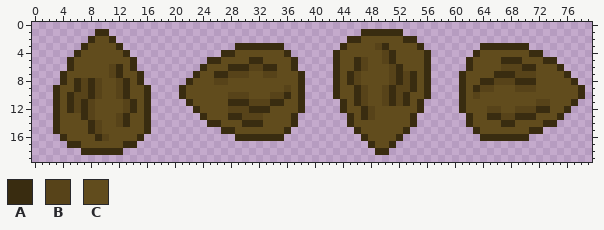
Sprite sheet -- Assets/Sprites/MandelThrow.png. The first picture shows the starting point.
The file is 80x20 pixels.
Palette (. is transparent): A #392c10  B #574319  C #614c1d
Pixels before, first column x 3:
 1 ......AA....................................AAAAAA..........................
 2 .....ACCA.................................AACCCCCCAA........................
 3 ....ACCCCA................AAAAAAA........ACCCCBACCCCA........AAAAAAA........
 4 ...ACCCCCCA.............AACCCCCCCA......ACCCCCCBACCCCA......ACCCCCCCAA......
 5 ..ACCCCCCCCA..........AACCCCAACCCCA.....ACCABCCBACCCCA.....ACCCCAAACCCAA....
 6 ..ACCCCCBACA.........ACCCAAABBAACCA.....ACCABCCCBACCCA.....ACCCCBBBAACCCA...
 7 .ACCCCCCBACCA.......ACCAABBBCCBBCCCA....ACABCCCCBABACA....ACCCCAAABBBCCCCA..
 8 .ACABABCCBACA......ACCCBBCCCCCCCCCCA....ACABCCCCBABACA....ACCAABBBAAACCCCCA.
 9 ACCABABCCBACCA....ACCCCCCCCCCCCCCBCA....ACCABCCBABBACA....ACABBCCCBBBCCCCCCA
10 ACABBABCCBACCA....ACCCCCCBBBCCCBBACA....ACCABCCBABACCA....ACBCCCCCCCCCCCCCCA
11 ACABABCCCCBACA.....ACCCCCAAABBBAACCA.....ACABCCBABACA.....ACCCCCCCCCCBBCCCA.
12 ACABABCCCCBACA......ACCCCBBBAAACCCCA.....ACCABCCCCCCA.....ACCCBBCCBBBAACCA..
13 ACCCABCCCBACCA.......ACCCAABBBCCCCA.......ACABCCCCCA.......ACCAABBAAACCCA...
14 ACCCCABCCBACCA........AACCCAAACCCCA.......ACCCCCCCCA.......ACCCCAACCCCAA....
15 ACCCCABCCCCCCA..........AACCCCCCCA.........ACCCCCCA.........ACCCCCCCAA......
16 .ACCCCABCCCCA.............AAAAAAA...........ACCCCA...........AAAAAAA........
17 ..AACCCCCCAA.................................ACCA...........................
18 ....AAAAAA....................................AA............................
Once edited:
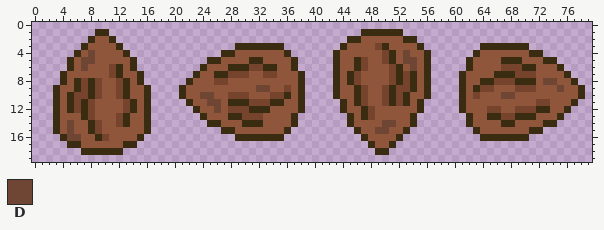
Colours new in this view: D #6e4633
What changed:
{"colour":"B","old":"#574319","new":"#76442c"}
{"colour":"C","old":"#614c1d","new":"#8f563b"}
{"y":4,"x":8,"old":"C","new":"D"}
{"y":4,"x":53,"old":"C","new":"D"}
{"y":5,"x":7,"old":"CC","new":"DD"}
{"y":5,"x":53,"old":"CC","new":"DD"}
{"y":6,"x":7,"old":"C","new":"D"}
{"y":6,"x":54,"old":"C","new":"D"}
{"y":8,"x":73,"old":"CC","new":"DD"}
{"y":9,"x":32,"old":"CC","new":"DD"}
{"y":9,"x":75,"old":"C","new":"D"}
{"y":10,"x":24,"old":"CC","new":"DD"}
{"y":10,"x":67,"old":"CC","new":"DD"}
{"y":11,"x":25,"old":"CC","new":"DD"}
{"y":12,"x":26,"old":"C","new":"D"}
{"y":14,"x":5,"old":"C","new":"D"}
{"y":14,"x":50,"old":"CC","new":"DD"}
{"y":15,"x":5,"old":"C","new":"D"}
{"y":15,"x":49,"old":"CC","new":"DD"}
{"y":16,"x":5,"old":"CC","new":"DD"}
{"label":"changed","picture_box":[60,36,144,148]}
{"label":"changed","picture_box":[340,36,424,148]}
{"label":"changed","picture_box":[186,50,298,134]}
{"label":"changed","picture_box":[466,50,578,134]}
